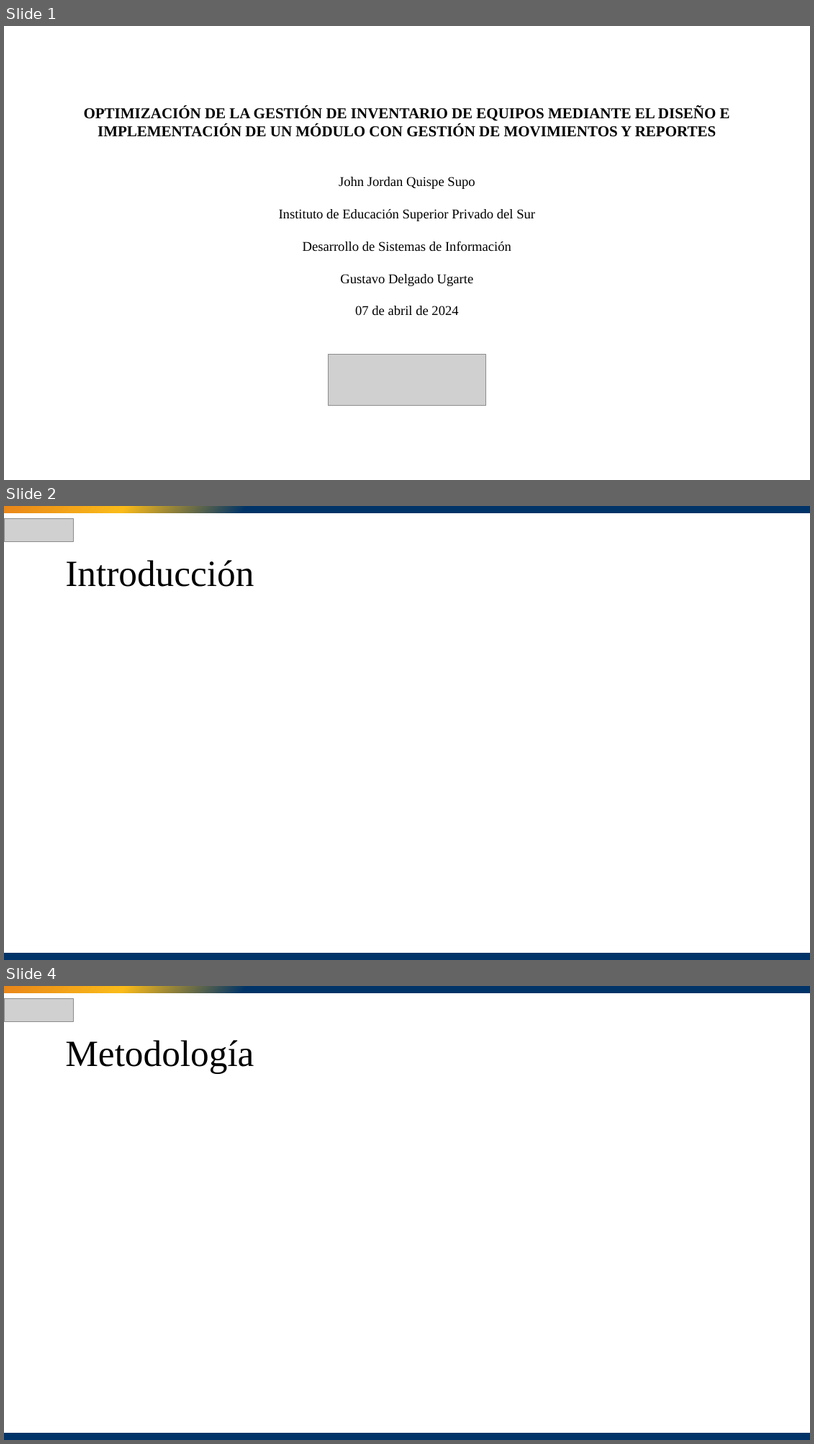
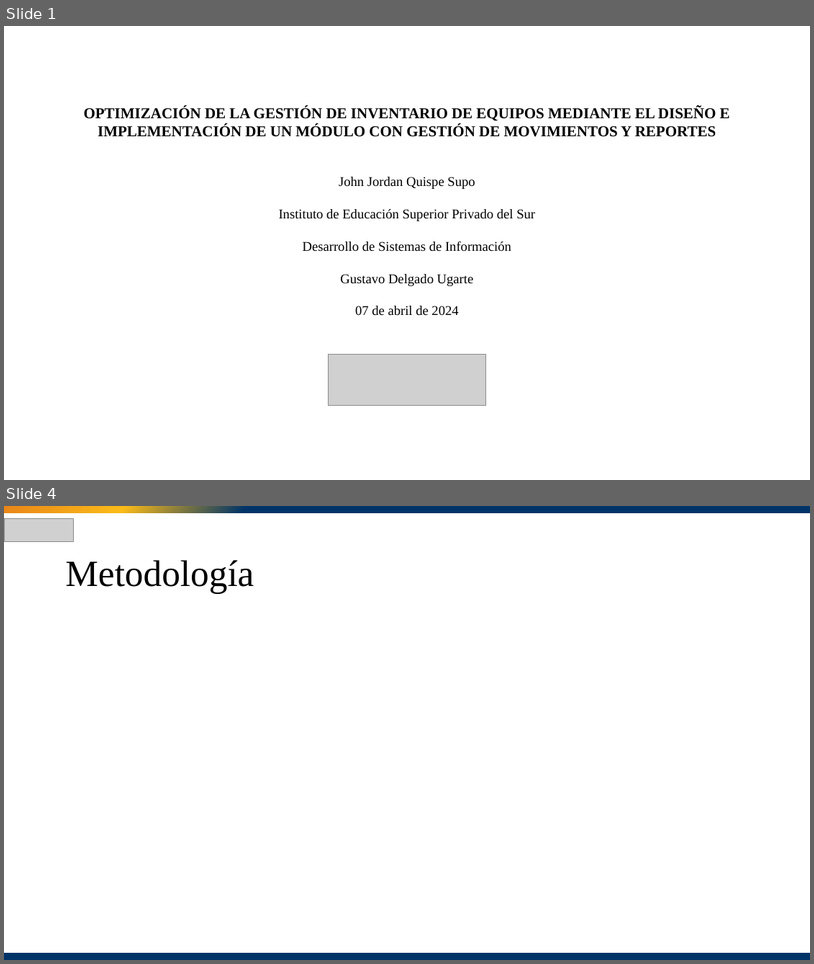
Before and after one commit to JordanNoah7/Conquistadores, a slide deck: Presentación.pptx. Shown one above the other, each under a label of ours: slides 1, 2 and 4 before the commit, slides 1 and 4 after it; the slides between them are not shown. The pictures are 814x1444 and 814x964 pixels, drawn with LibreOffice and Linux fonts; fonts in the diff are those of the drawing; grey boxes stand for pictures. Boxes give left, top, right and bottom in pixels: in the first picture for what was removed or moved away, otherwise in the second. Text is boxed around its words. In the diff, an @@ line names an element or a change of style, - is before the commit and + after.

```diff
--- a/Presentación.pptx
+++ b/Presentación.pptx
@@ slide 2 removed at bbox=[4, 506, 810, 960], background #FFFFFF @@
@@ picture removed at bbox=[4, 519, 74, 542] @@
@@ rectangle removed at bbox=[4, 506, 810, 513] @@
@@ text removed at bbox=[65, 560, 254, 587] @@
-Introducción
@@ rectangle removed at bbox=[4, 952, 810, 960] @@
```
Also in this commit, not shown: 2 slides added, 1 other slide removed.
